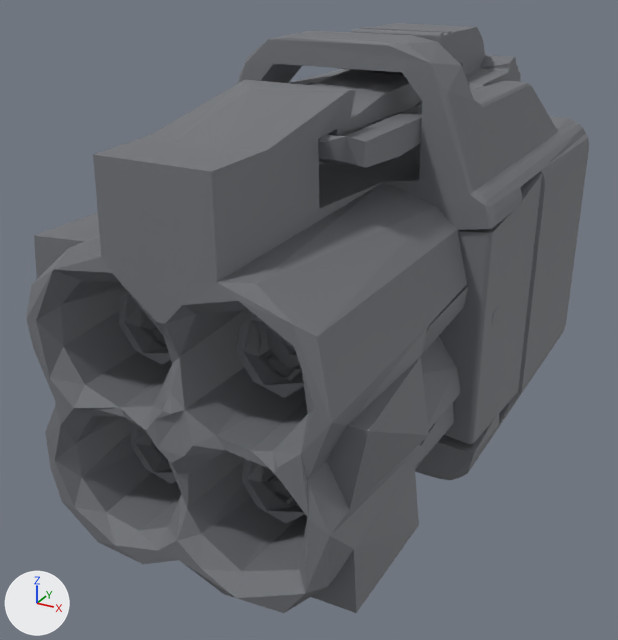
The glTF model eval-lab/public/assets/emotiv/connectors/WH-EZ4-08/model.glb as it was, and as the next commit left it.
Camera for both pictures: a 50 mm camera at (12.3, -26.1, 9.8) aimed at (-1.1, -1.8, -2.3). Every picture has the same lights, and +X, +Y and +Z are marked at lower left. The older version comes first.

In view in the first picture: 'geometry_0'.
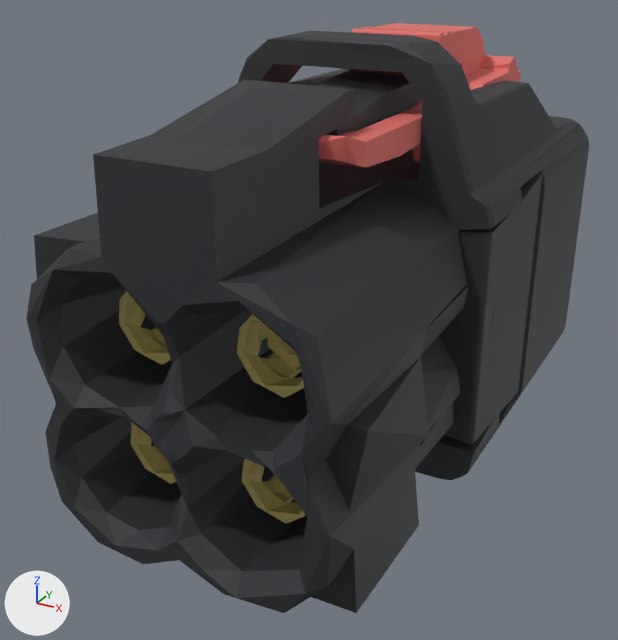
Where the change shows, as pixel boxes [x1, y1, x2, y2] in the pictures (618 x 640 px; the box of a moved part takes in the faces that stretch with it):
'geometry_0', recoloured, reshaped (darker): [26, 23, 589, 613] in both
part 1 of me_geometry_0, moved or reshaped (mostly hidden): before [147, 65, 586, 523]; after [147, 64, 586, 524]

The change, as a diff of the scene's bpy script:
```diff
--- a/eval-lab/public/assets/emotiv/connectors/WH-EZ4-08/model.glb.py
+++ b/eval-lab/public/assets/emotiv/connectors/WH-EZ4-08/model.glb.py
@@ mat_material_0 @@
 n0 = _N.new('ShaderNodeBsdfPrincipled'); n0.name = 'Principled BSDF'
-n0.inputs[0].default_value = (0.169, 0.176, 0.192, 1.0)  # 'Base Color', grey #727479
 n0.inputs[2].default_value = 0.62  # 'Roughness'
 n1 = _N.new('ShaderNodeOutputMaterial'); n1.name = 'Material Output'
+n2 = _N.new('ShaderNodeVertexColor'); n2.name = 'Color Attribute'
 _L.new(n0.outputs[0], n1.inputs[0])  # 'BSDF' to 'Surface'
+_L.new(n2.outputs[0], n0.inputs[0])  # 'Color' to 'Base Color'
@@ me_geometry_0 @@
 # used by ob_geometry_0; location = (0.0, 0.0, 0.0)
-me_geometry_0.from_pydata(...)  # 7003 vertices, 13973 faces; spans x -5.4..5.4, y -11.2..11.2, z -7.2..7.2
+me_geometry_0.from_pydata(...)  # 7015 vertices, 13997 faces; spans x -5.4..5.4, y -11.2..11.2, z -7.2..7.2
+# me_geometry_0 part 1: 162 vertices moved within x -5.2..4.2, y -9.1..8.7, z -7.2..5.5; 150 vertices removed from x -3.4..5.0, y -8.6..11.1, z -5.4..5.2; 162 vertices added at x -3.5..4.9, y -9.1..11.1, z -5.3..5.2
+# other edits to the shape of me_geometry_0 do not show in these pictures
 me_geometry_0.materials.append(mat_material_0)
```
